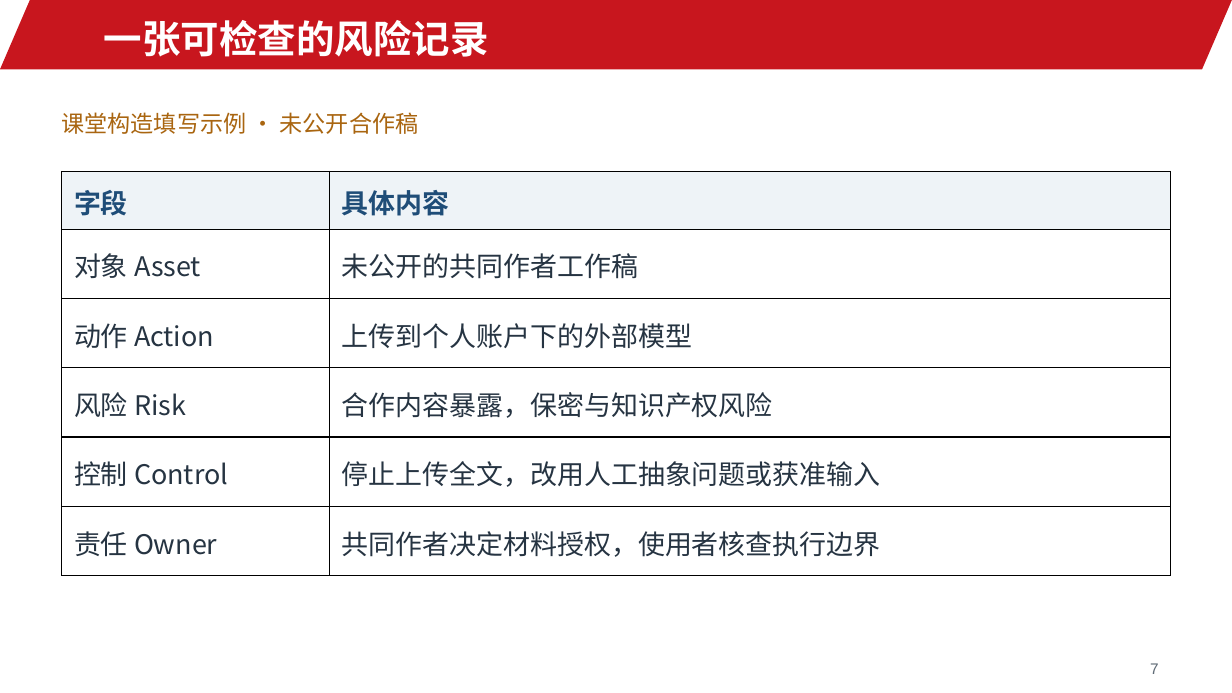
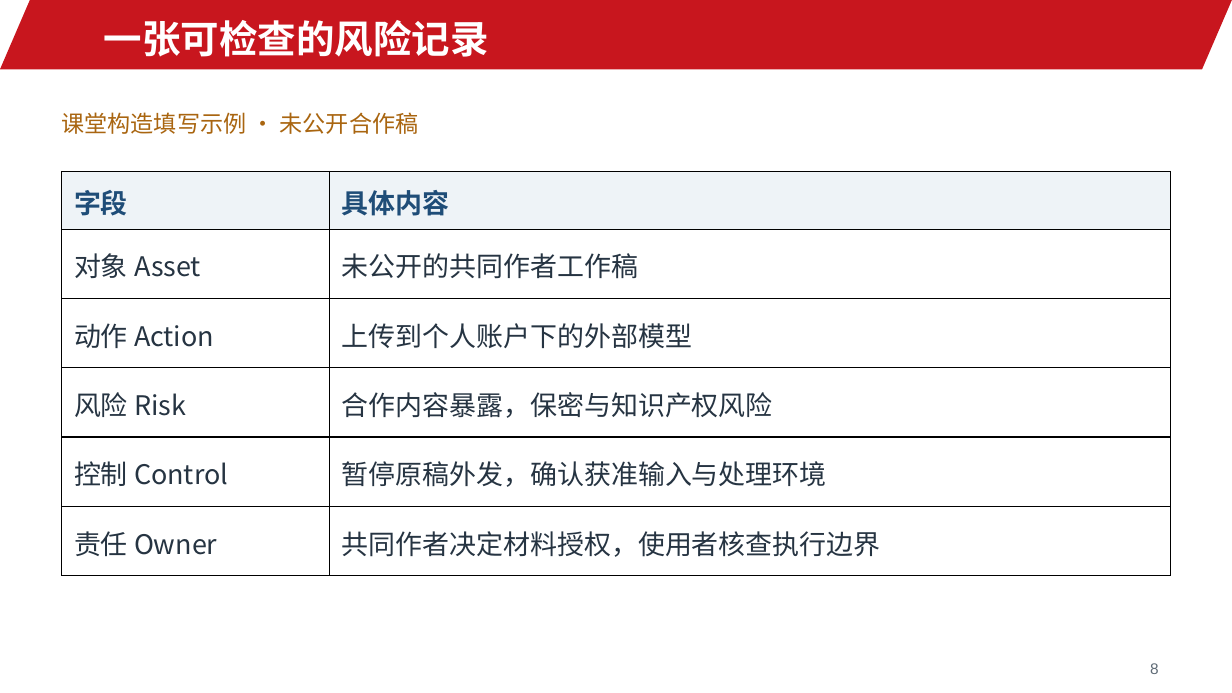
Before and after one commit to jinyh/ai4research, a slide deck: slide 8 of lessons/lesson-02/slides.pptx (slide 7 before the commit). Drawn at 1232x693 pixels with LibreOffice and Linux fonts; fonts in the diff are those of the drawing; background and template pictures are left out. Boxes give left, top, right and bottom in pixels: in the first picture for what was removed or moved away, otherwise in the second. Text is boxed around its words. In the diff, an @@ line names an element or a change of style, - is before the commit and + after.

```diff
--- a/lessons/lesson-02/slides.pptx
+++ b/lessons/lesson-02/slides.pptx
@@ table at box(62, 171, 1171, 576) @@
-row 5, column 2: 停止上传全文，改用人工抽象问题或获准输入
+row 5, column 2: 暂停原稿外发，确认获准输入与处理环境
@@ text at box(1150, 663, 1159, 674): text changed @@
-7
+8
```
Also in this commit, not shown: 23 other slides changed, 2 slides added, 1 slide removed, 8 other files.
